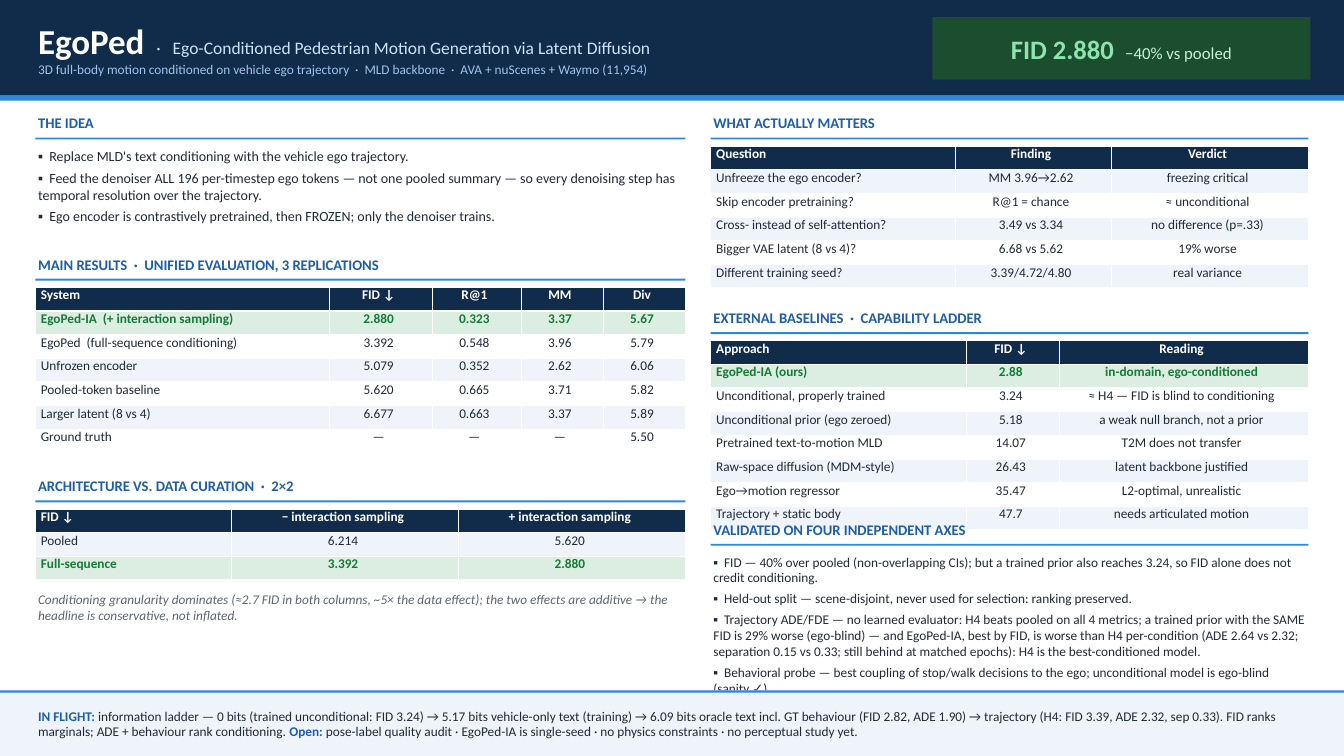
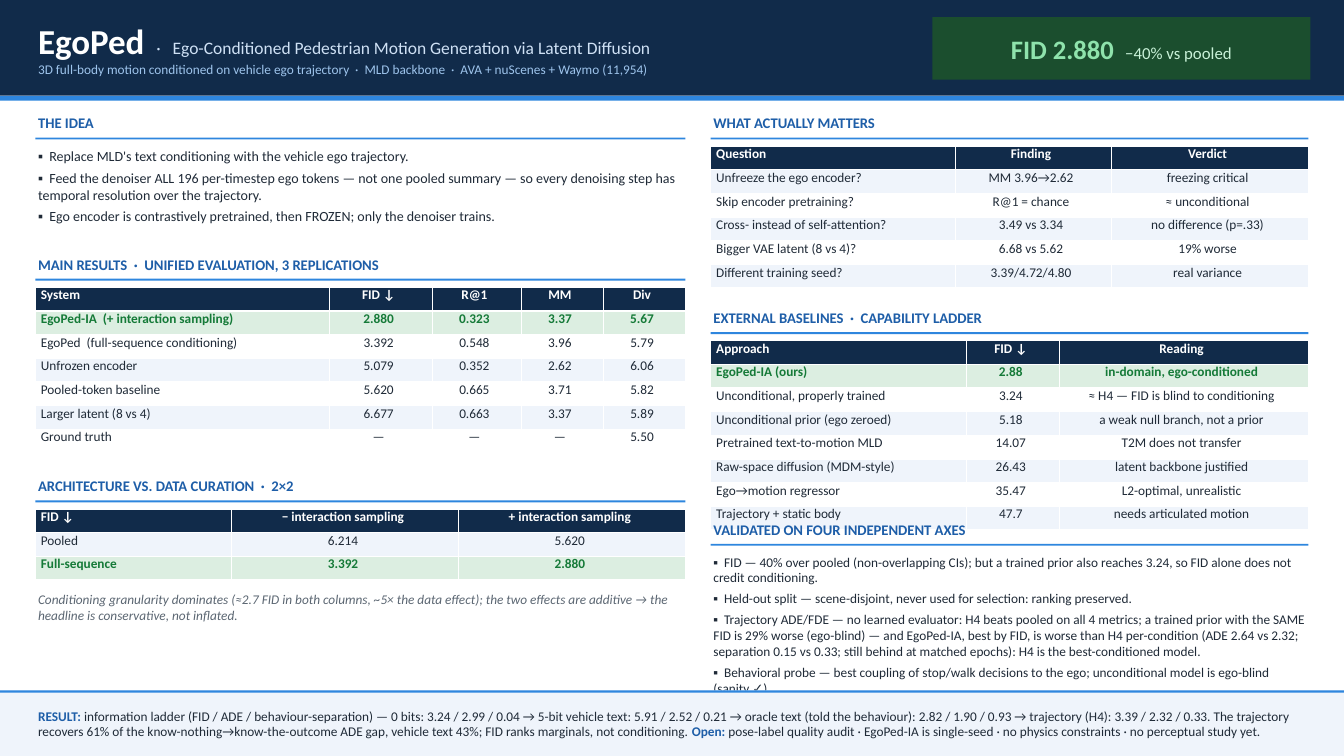
Before and after one commit to ers1804/motion-latent-diffusion, a slide deck: slide 1 of research/to_human/EgoPed_onepager.pptx. Drawn at 1344x756 pixels with LibreOffice and Linux fonts; fonts in the diff are those of the drawing. Boxes give left, top, right and bottom in pixels: in the first picture for what was removed or moved away, otherwise in the second. Text is boxed around its words. In the diff, an @@ line names an element or a change of style, - is before the commit and + after.

```diff
--- a/research/to_human/EgoPed_onepager.pptx
+++ b/research/to_human/EgoPed_onepager.pptx
@@ text at (38,711,1290,739): text changed @@
-IN FLIGHT: information ladder — 0 bits (trained unconditional: FID 3.24) → 5.17 bits vehicle-only text (training) → 6.09 bits oracle text incl. GT behaviour (FID 2.82, ADE 1.90) → trajectory (H4: FID 3.39, ADE 2.32, sep 0.33). FID ranks marginals; ADE + behaviour rank conditioning. Open: pose-label quality audit · EgoPed-IA is single-seed · no physics constraints · no perceptual study yet.
+RESULT: information ladder (FID / ADE / behaviour-separation) — 0 bits: 3.24 / 2.99 / 0.04 → 5-bit vehicle text: 5.91 / 2.52 / 0.21 → oracle text (told the behaviour): 2.82 / 1.90 / 0.93 → trajectory (H4): 3.39 / 2.32 / 0.33. The trajectory recovers 61% of the know-nothing→know-the-outcome ADE gap, vehicle text 43%; FID ranks marginals, not conditioning. Open: pose-label quality audit · EgoPed-IA is single-seed · no physics constraints · no perceptual study yet.
```
Also in this commit, not shown: 8 other files.
